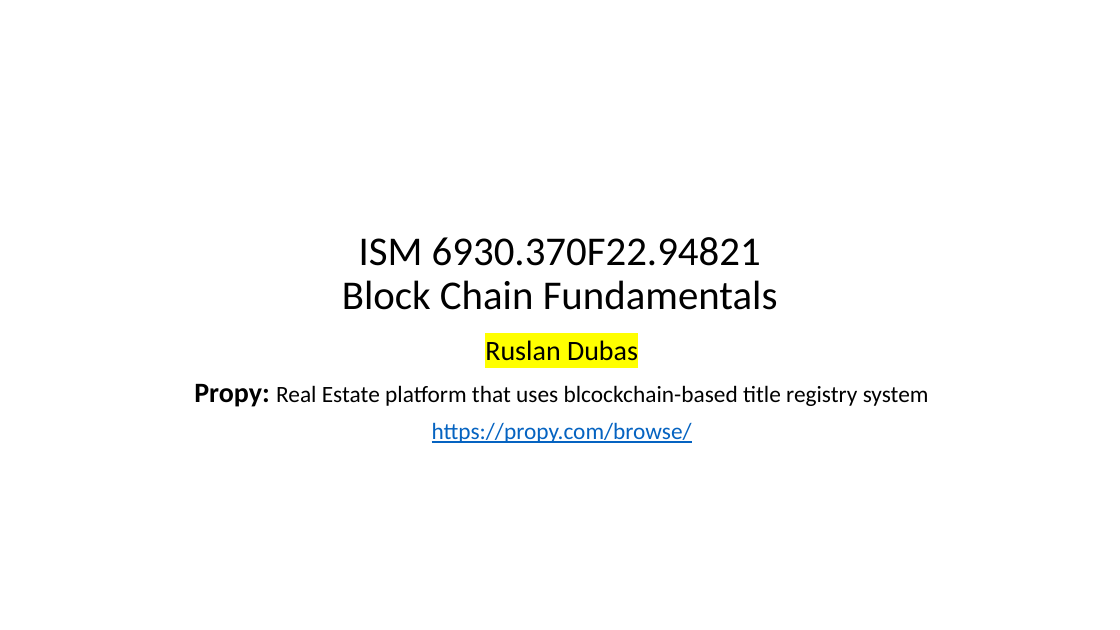
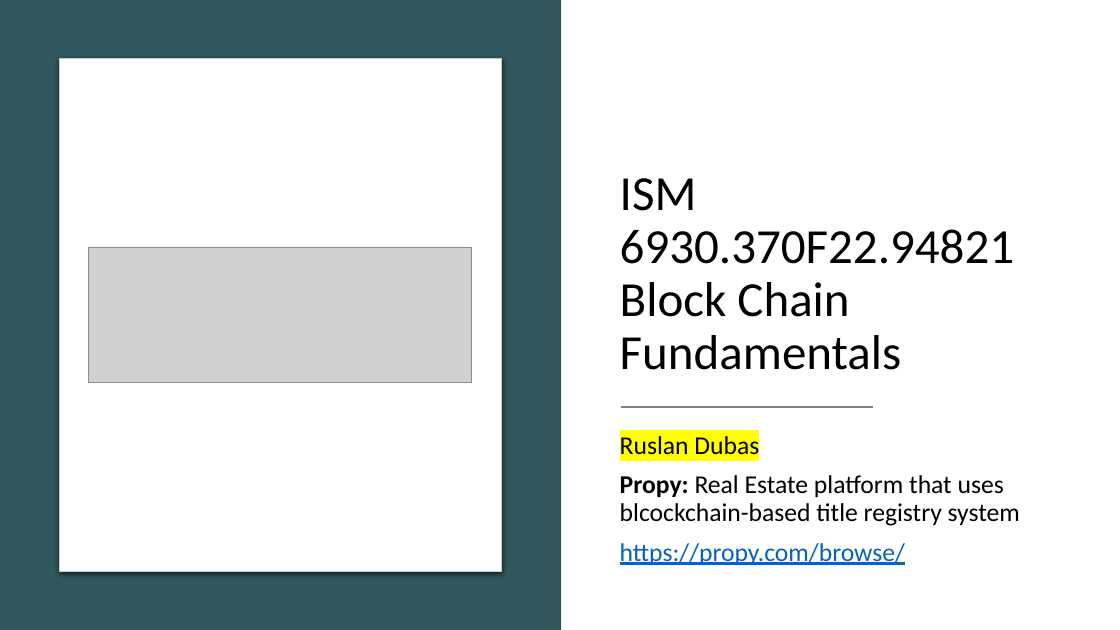
Before and after one commit to RusUsf/Blockchain_Class, a slide deck: slide 1 of Ruslan_Dubas_Presentation.pptx. Drawn at 1120x630 pixels with LibreOffice and Linux fonts; fonts in the diff are those of the drawing; grey boxes stand for pictures. Boxes give left, top, right and bottom in pixels: in the first picture for what was removed or moved away, otherwise in the second. Text is boxed around its words. In the diff, an @@ line names an element or a change of style, - is before the commit and + after.

```diff
--- a/Ruslan_Dubas_Presentation.pptx
+++ b/Ruslan_Dubas_Presentation.pptx
@@ rectangle added at (0,0,561,630), fill #30575C @@
@@ rounded rectangle added at (60,59,502,571), fill #FFFFFF, outline #C8CACA 0.75 pt @@
@@ title "ISM 6930.370F22.94821 Block Chain Fundamentals": place and size @@
-title "ISM 6930.370F22.94821 Block Chain Fundamentals" at (342,237,778,310)
+title "ISM 6930.370F22.94821 Block Chain Fundamentals" at (620,178,1014,370)
@@ title "ISM 6930.370F22.94821 Block Chain Fundamentals" at (620,178,1014,370): size 35 to 42 pt; alignment centre to left @@
@@ picture added at (89,247,472,383) @@
@@ line added from (621, 407) to (873, 407), #808080 1.5 pt @@
@@ subtitle "Ruslan Dubas": place and size @@
-subtitle "Ruslan Dubas" at (194,340,929,443)
+subtitle "Ruslan Dubas" at (620,436,1020,565)
@@ subtitle "Ruslan Dubas" at (620,436,1020,565): size 24 to 22 pt in "Ruslan Dubas", "Propy:"; size 20 to 22 pt in "Real Estate platform that uses blcockchain-based title ...", "https://propy.com/browse/"; alignment centre to left @@
```
Also in this commit, not shown: 4 other slides changed, 2 slides added, 1 slide removed.
